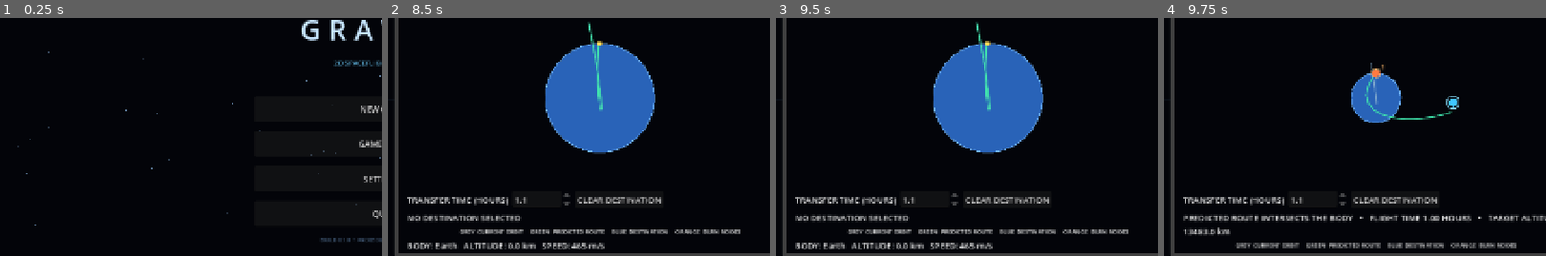
Above: before the commit, frames 1-4 (left to right).
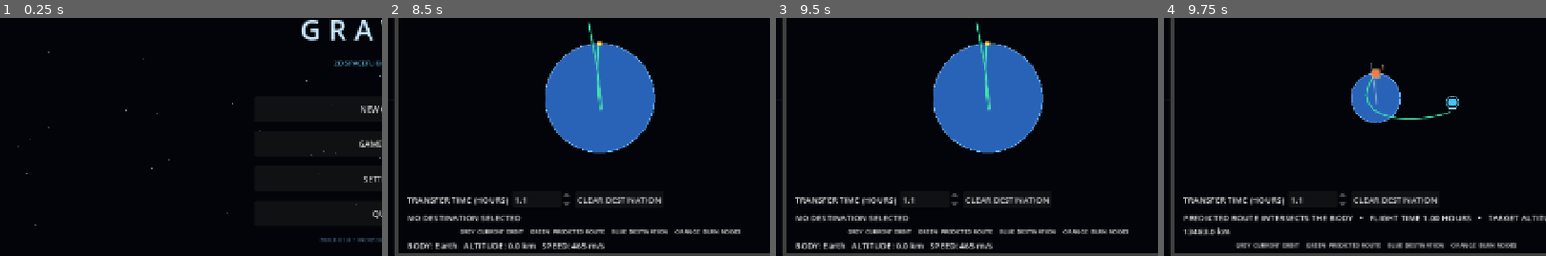
Above: after the commit, the same moments.

Repository: Blagos1195/Gravity-simulator
Game: Godot game, scene res://scenes/main.tscn
Same seed, same stepped clock (60 frames per second), same inputs: the game is played once before the commit and once after it.
Inputs:
- Up to frame 1 (0.25 s): no input
- Up to frame 2 (8.5 s): click "NEW GAME" at 0.5 s; click "CONTINUE TO ROCKET BUILDER" at 1.25 s; click "LAUNCH VEHICLE" at 2 s; click "SLOT 01" at 2.75 s; click "SOLAR SYSTEM VIEW [M]" at 3.5 s; click "AUTOPILOT" at 4.25 s; click "Normal · 10% reserve" at 5 s; click "Normal · 10% reserve" at 5.75 s; click "SCAN NEXT 18 MONTHS FOR LAUNC…" at 6.5 s; click "SCAN NEXT 18 MONTHS FOR LAUNC…" at 7.25 s; click "FLIGHT COMPUTER" at 8 s
- Up to frame 3 (9.5 s): click "PREDICTED PATH [P]" at 8.75 s
- Up to frame 4 (9.75 s): click "Low Earth orbit · 200 km" at 9.5 s
The pictures show only the part of the screen within x 0-50%, y 27-77%; the shares and areas given below are measured in that part.

Frames 1-3 are identical in both runs. In frame 4, 0.3% of the frame differs, in the area x 49-78%, y 21-44%.

Commit message:
Keep destination marker in orbital map bounds

Diff:
--- a/Gravity/scripts/route_planner.gd
+++ b/Gravity/scripts/route_planner.gd
@@ -115,6 +115,8 @@
 		if size.x <= 0.0 or size.y <= 0.0 or current_path.is_empty():
 			return
 		var extent: float = maxf(rocket_position.length(), body_radius * 1.2)
+		if has_target:
+			extent = maxf(extent, target_position.length())
 		for point in current_path:
 			extent = maxf(extent, point.length())
 		for point in planned_path:
